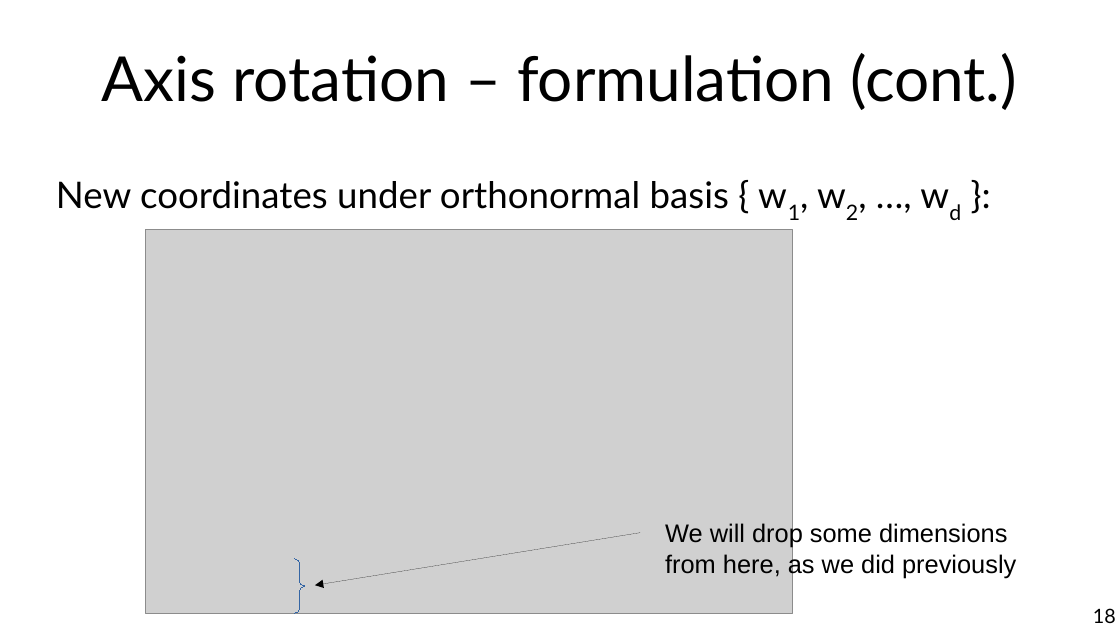
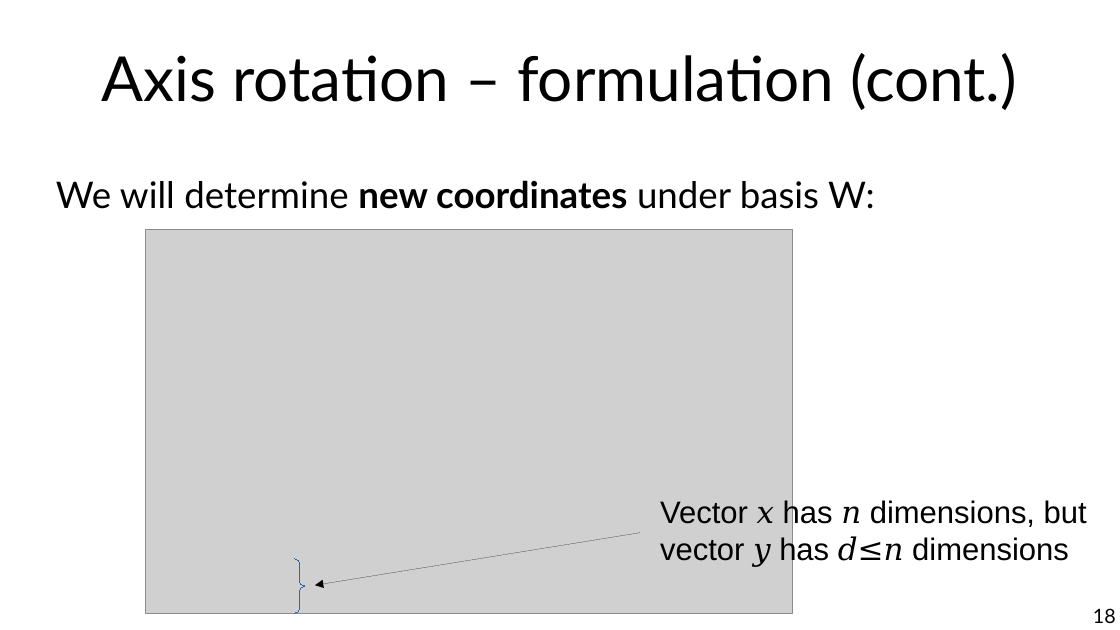
Before and after one commit to marco-calautti/data-mining-course, a slide deck: slide 18 of theory/tt05_reduction.odp. Drawn at 1120x630 pixels with LibreOffice and Linux fonts; fonts in the diff are those of the drawing; grey boxes stand for pictures. Boxes give left, top, right and bottom in pixels: in the first picture for what was removed or moved away, otherwise in the second. Text is boxed around its words. In the diff, an @@ line names an element or a change of style, - is before the commit and + after.

```diff
--- a/theory/tt05_reduction.odp
+++ b/theory/tt05_reduction.odp
@@ text at <box>56,180,875,209</box>: text changed @@
-New coordinates under orthonormal basis { w1, w2, …, wd }:
+We will determine new coordinates under basis W:
@@ text at <box>660,499,1087,567</box>: text changed; size 18 to 22 pt @@
-We will drop some dimensions
-from here, as we did previously
+Vector x has n dimensions, but
+vector y has d≤n dimensions
```
Also in this commit, not shown: 2 other slides changed, 7 other files.
